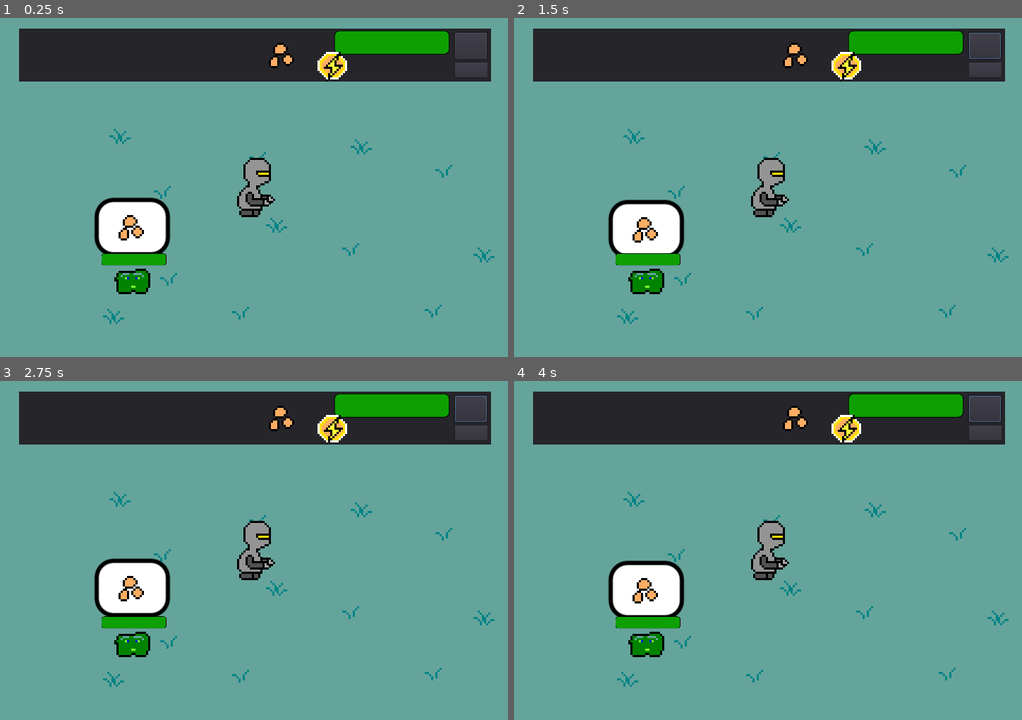
Above: before the commit, frames 1-4 (two rows, left to right).
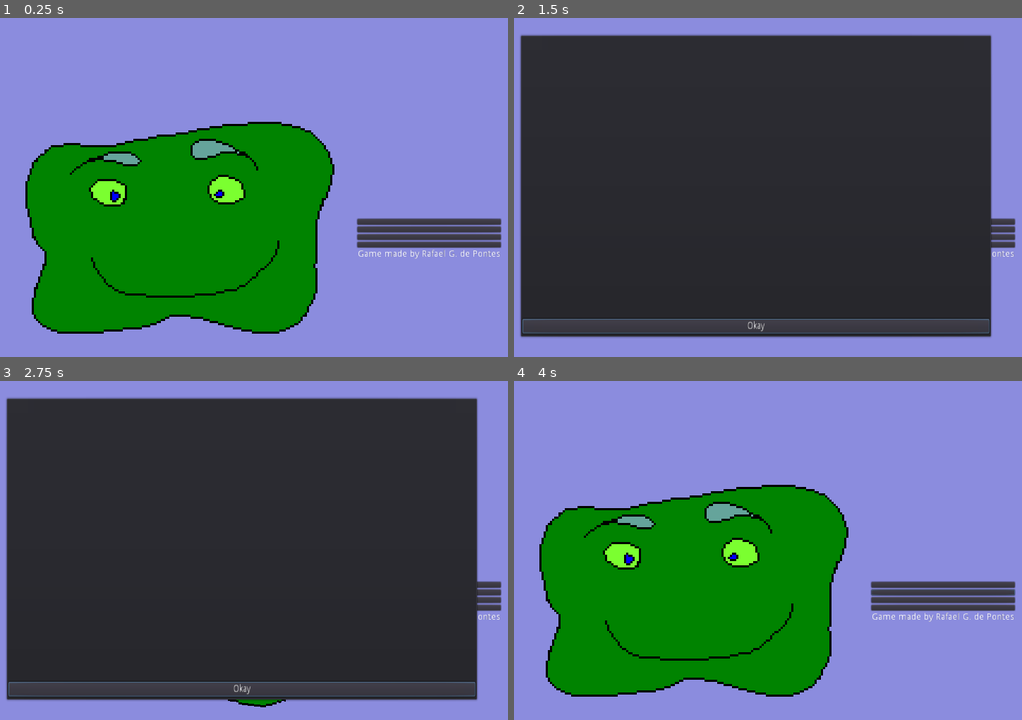
Above: after the commit, the same moments.

Repository: rafaelgdp/ld46
Game: Godot game, scene res://scenes/menu/MainMenu.tscn
The game is run twice, just before and just after one commit, with the same random seed, the same clock (stepped at 60 frames per second) and the same inputs. Before the commit the project starts from res://scenes/maingame/MainGame.tscn.
Inputs (mouse positions are in pixels of both pictures, inside the frame that each line leads up to):
- Up to frame 1 (0.25 s): no input
- Up to frame 2 (1.5 s): click (986, 45) at 0.5 s, where only the run before the commit has a clickable "?"; click (940, 231) at 1.25 s, where only the run after the commit has a clickable "How to Play"
- Up to frame 3 (2.75 s): click (426, 601) at 2 s, where only the run after the commit has a clickable "About"
- Up to frame 4 (4 s): click (940, 608) at 2.75 s, where only the run after the commit has a clickable ":P"; click (752, 689) at 3.5 s, where only the run after the commit has a clickable "Okay"

The runs differ from the first frame. In frame 1, 99% of the frame differs, in the area x 0-100%, y 0-100%; in frame 2, 90%; in frame 3, 90%; in frame 4, 99%.

Commit message:
Finishing up the title screen before submission

Diff:
--- a/project.godot
+++ b/project.godot
@@ -15,8 +15,8 @@
 
 [application]
 
-config/name="LD46"
-run/main_scene="res://scenes/maingame/MainGame.tscn"
+config/name="Pet Keeper LD46"
+run/main_scene="res://scenes/menu/MainMenu.tscn"
 config/icon="res://assets/sketches/peticon.png"
 
 [autoload]
--- a/scenes/hud/HUD.tscn
+++ b/scenes/hud/HUD.tscn
@@ -111,7 +111,7 @@
 - X or Square-Joypad to cast simple attack.
 - C or Circle-Joypad to cast a strong area attack.
 - V or Triangle-Joypad to cast your ultimate!
-- S or L1-Joypad to SpeedUp
+- S or L1-Joypad to speed up
 - Collect energy to kill the enemies. The ultimate also heals your pet.
 - Feed your pet with the fruit it desires, or it'll throw it away!
 - Fruits given when pet is fully fed give a lot of points!
--- a/scenes/hud/HUDTheme.tres
+++ b/scenes/hud/HUDTheme.tres
@@ -1,15 +1,19 @@
-[gd_resource type="Theme" load_steps=3 format=2]
+[gd_resource type="Theme" load_steps=4 format=2]
 
-[sub_resource type="DynamicFontData" id=1]
+[sub_resource type="StyleBoxFlat" id=1]
+bg_color = Color( 0.541176, 0.541176, 0.541176, 1 )
+
+[sub_resource type="DynamicFontData" id=2]
 font_path = "res://assets/fonts/dotty/dotty.ttf"
 
-[sub_resource type="DynamicFont" id=2]
+[sub_resource type="DynamicFont" id=3]
 size = 50
 outline_size = 1
 outline_color = Color( 0, 0, 0, 1 )
 use_mipmaps = true
 use_filter = true
-font_data = SubResource( 1 )
+font_data = SubResource( 2 )
 
 [resource]
-default_font = SubResource( 2 )
+default_font = SubResource( 3 )
+Button/styles/MainMenuButton = SubResource( 1 )
--- /dev/null
+++ b/scenes/menu/ButtonsVBoxContainer.gd
@@ -0,0 +1,16 @@
+extends VBoxContainer
+
+
+# Declare member variables here. Examples:
+# var a: int = 2
+# var b: String = "text"
+
+
+# Called when the node enters the scene tree for the first time.
+func _ready() -> void:
+	pass # Replace with function body.
+
+
+# Called every frame. 'delta' is the elapsed time since the previous frame.
+#func _process(delta: float) -> void:
+#	pass
--- /dev/null
+++ b/scenes/menu/MainMenu.gd
@@ -0,0 +1,33 @@
+extends Control
+
+func _ready() -> void:
+	$AnimationPlayer.play("default")
+	for child in $ButtonsVBoxContainer.get_children():
+		if child is Button:
+			child.connect("mouse_entered", self, "play_button_sound")
+			child.connect("pressed", self, "play_button_sound")
+
+func play_button_sound():
+	$ButtonSFX.play()
+
+
+func _on_xDButton_pressed() -> void:
+	$BG.play()
+
+
+func _on_PlayButton_pressed() -> void:
+	get_tree().change_scene("res://scenes/maingame/MainGame.tscn")
+
+func _on_HowButton_pressed() -> void:
+	$HelpPopupDialog.popup()
+
+func _on_HelpOKButton_pressed() -> void:
+	$HelpPopupDialog.hide()
+
+
+func _on_AboutOKButton_pressed() -> void:
+	$AboutPopupDialog.hide()
+
+
+func _on_AboutButton_pressed() -> void:
+	$AboutPopupDialog.popup()
--- /dev/null
+++ b/scenes/menu/MainMenu.tscn
@@ -0,0 +1,236 @@
+[gd_scene load_steps=8 format=2]
+
+[ext_resource path="res://scenes/hud/HUDTheme.tres" type="Theme" id=1]
+[ext_resource path="res://assets/sketches/menu-bg.png" type="Texture" id=2]
+[ext_resource path="res://assets/sketches/initial-concept.png" type="Texture" id=3]
+[ext_resource path="res://assets/sfx/menu/button.wav" type="AudioStream" id=4]
+[ext_resource path="res://scenes/menu/MainMenu.gd" type="Script" id=5]
+[ext_resource path="res://assets/sfx/menu/menu_bg.ogg" type="AudioStream" id=6]
+
+[sub_resource type="Animation" id=1]
+resource_name = "default"
+length = 5.0
+loop = true
+step = 0.3
+tracks/0/type = "value"
+tracks/0/path = NodePath("Front:rect_rotation")
+tracks/0/interp = 1
+tracks/0/loop_wrap = true
+tracks/0/imported = false
+tracks/0/enabled = true
+tracks/0/keys = {
+"times": PoolRealArray( 2.4, 2.7, 3, 3.3, 3.6 ),
+"transitions": PoolRealArray( 1, 1, 1, 1, 1 ),
+"update": 0,
+"values": [ 0.0, 8.0, 0.0, -8.0, 0.0 ]
+}
+
+[node name="MainMenu" type="Control"]
+anchor_right = 1.0
+anchor_bottom = 1.0
+script = ExtResource( 5 )
+__meta__ = {
+"_edit_use_anchors_": false
+}
+
+[node name="Back" type="TextureRect" parent="."]
+margin_right = 240.0
+margin_bottom = 160.0
+texture = ExtResource( 2 )
+
+[node name="Front" type="TextureRect" parent="."]
+margin_left = -39.1325
+margin_top = 16.5715
+margin_right = 200.868
+margin_bottom = 176.572
+rect_pivot_offset = Vector2( 120, 80 )
+texture = ExtResource( 3 )
+__meta__ = {
+"_edit_use_anchors_": false
+}
+
+[node name="TitleRTL" type="RichTextLabel" parent="."]
+margin_left = 11.0052
+margin_top = 13.9914
+margin_right = 244.005
+margin_bottom = 52.9914
+rect_clip_content = false
+theme = ExtResource( 1 )
+bbcode_enabled = true
+bbcode_text = "[center][tornado]Pet Keeper[/tornado][/center]"
+text = "Pet Keeper"
+
+[node name="ButtonsVBoxContainer" type="VBoxContainer" parent="."]
+anchor_left = 1.0
+anchor_top = 1.0
+anchor_right = 1.0
+anchor_bottom = 1.0
+margin_left = -71.1463
+margin_top = -64.5576
+margin_right = 153.854
+margin_bottom = 129.442
+rect_scale = Vector2( 0.3, 0.3 )
+__meta__ = {
+"_edit_use_anchors_": false
+}
+
+[node name="PlayButton" type="Button" parent="ButtonsVBoxContainer"]
+margin_right = 225.0
+margin_bottom = 41.0
+theme = ExtResource( 1 )
+text = "Play"
+__meta__ = {
+"_edit_use_anchors_": false
+}
+
+[node name="HowButton" type="Button" parent="ButtonsVBoxContainer"]
+margin_top = 45.0
+margin_right = 225.0
+margin_bottom = 86.0
+theme = ExtResource( 1 )
+text = "How to Play"
+__meta__ = {
+"_edit_use_anchors_": false
+}
+
+[node name="AboutButton" type="Button" parent="ButtonsVBoxContainer"]
+margin_top = 90.0
+margin_right = 225.0
+margin_bottom = 131.0
+theme = ExtResource( 1 )
+text = "About"
+
+[node name="xDButton" type="Button" parent="ButtonsVBoxContainer"]
+margin_top = 135.0
+margin_right = 225.0
+margin_bottom = 176.0
+theme = ExtResource( 1 )
+text = ":P"
+
+[node name="Label" type="Label" parent="ButtonsVBoxContainer"]
+margin_top = 180.0
+margin_right = 225.0
+margin_bottom = 194.0
+text = "Game made by Rafael G. de Pontes"
+
+[node name="BG" type="AudioStreamPlayer" parent="."]
+stream = ExtResource( 6 )
+
+[node name="ButtonSFX" type="AudioStreamPlayer" parent="."]
+stream = ExtResource( 4 )
+
+[node name="AnimationPlayer" type="AnimationPlayer" parent="."]
+anims/default = SubResource( 1 )
+
+[node name="HelpPopupDialog" type="PopupPanel" parent="."]
+visible = true
+margin_left = 2.56082
+margin_top = 7.68245
+margin_right = 872.561
+margin_bottom = 416.682
+rect_scale = Vector2( 0.255861, 0.348867 )
+size_flags_horizontal = 4
+size_flags_vertical = 4
+__meta__ = {
+"_edit_use_anchors_": false
+}
+
+[node name="VBoxContainer" type="VBoxContainer" parent="HelpPopupDialog"]
+margin_left = 4.0
+margin_top = 4.0
+margin_right = 866.0
+margin_bottom = 405.0
+__meta__ = {
+"_edit_use_anchors_": false
+}
+
+[node name="Help" type="Label" parent="HelpPopupDialog/VBoxContainer"]
+margin_right = 862.0
+margin_bottom = 377.0
+size_flags_horizontal = 2
+size_flags_vertical = 2
+theme = ExtResource( 1 )
+text = "Controls:
+- Z or X-Joypad to collect/drop fruits.
+- X or Square-Joypad to cast simple attack.
+- C or Circle-Joypad to cast a strong area attack.
+- V or Triangle-Joypad to cast your ultimate!
+- S or L1-Joypad to speed up
+- Collect energy to kill the enemies. The ultimate also heals your pet.
+- Feed your pet with the fruit it desires, or it'll throw it away!
+- Fruits given when pet is fully fed give a lot of points!
+- Keep it alive for as long as you can!"
+
+[node name="HelpOKButton" type="Button" parent="HelpPopupDialog/VBoxContainer"]
+margin_top = 381.0
+margin_right = 862.0
+margin_bottom = 401.0
+text = "Okay"
+
+[node name="AboutPopupDialog" type="PopupPanel" parent="."]
+margin_left = 9.66369
+margin_top = 7.48515
+margin_right = 879.664
+margin_bottom = 416.485
+rect_scale = Vector2( 0.255861, 0.348867 )
+size_flags_horizontal = 2
+size_flags_vertical = 2
+__meta__ = {
+"_edit_use_anchors_": false
+}
+
+[node name="VBoxContainer" type="VBoxContainer" parent="AboutPopupDialog"]
+anchor_right = 1.0
+anchor_bottom = 1.0
+size_flags_horizontal = 2
+size_flags_vertical = 2
+__meta__ = {
+"_edit_use_anchors_": false
+}
+
+[node name="About" type="RichTextLabel" parent="AboutPopupDialog/VBoxContainer"]
+margin_left = 25.0
+margin_top = 15.0
+margin_right = 865.0
+margin_bottom = 380.0
+rect_min_size = Vector2( 800, 350 )
+size_flags_horizontal = 2
+size_flags_vertical = 2
+theme = ExtResource( 1 )
+bbcode_enabled = true
+bbcode_text = "This [url=https://ldjam.com/events/ludum-dare/46/pet-keeper]game[/url]  was entirely made by Rafael G. de Pontes for the Ludum Dare 46 Game Jam (Compo)!
+Therefore, all the assets in the game were made by me. That includes the art, SFX, programming, game design etc.
+
+Tools used:
+
+- Godot Game Engine ([url=https://godotengine.org/license]MIT License Link[/url])
+- Aseprite
+- Audacity
+
+Font used:
+
+Dotty by Kevin Richey, freely available at [url=https://www.1001fonts.com/dotty-font.html#more]this link[/url]. "
+text = "This game  was entirely made by Rafael G. de Pontes for the Ludum Dare 46 Game Jam (Compo)!
+Therefore, all the assets in the game were made by me. That includes the art, SFX, programming, game design etc.
+
+Tools used:
+
+- Godot Game Engine (MIT License Link)
+- Aseprite
+- Audacity
+
+Font used:
+
+Dotty by Kevin Richey, freely available at this link. "
+
+[node name="AboutOKButton" type="Button" parent="AboutPopupDialog/VBoxContainer"]
+margin_top = 389.0
+margin_right = 870.0
+margin_bottom = 409.0
+text = "Okay"
+[connection signal="pressed" from="ButtonsVBoxContainer/PlayButton" to="." method="_on_PlayButton_pressed"]
+[connection signal="pressed" from="ButtonsVBoxContainer/HowButton" to="." method="_on_HowButton_pressed"]
+[connection signal="pressed" from="ButtonsVBoxContainer/AboutButton" to="." method="_on_AboutButton_pressed"]
+[connection signal="pressed" from="ButtonsVBoxContainer/xDButton" to="." method="_on_xDButton_pressed"]
+[connection signal="pressed" from="HelpPopupDialog/VBoxContainer/HelpOKButton" to="." method="_on_HelpOKButton_pressed"]
+[connection signal="pressed" from="AboutPopupDialog/VBoxContainer/AboutOKButton" to="." method="_on_AboutOKButton_pressed"]
--- a/scenes/player/PlayerRobot.tscn
+++ b/scenes/player/PlayerRobot.tscn
@@ -30,6 +30,30 @@
 "update": 1,
 "values": [ false ]
 }
+tracks/1/type = "value"
+tracks/1/path = NodePath("Body/ArmLeft:position")
+tracks/1/interp = 1
+tracks/1/loop_wrap = true
+tracks/1/imported = false
+tracks/1/enabled = true
+tracks/1/keys = {
+"times": PoolRealArray( 0, 0.5, 1 ),
+"transitions": PoolRealArray( 1, 1, 1 ),
+"update": 0,
+"values": [ Vector2( 0, 0 ), Vector2( 0, -1 ), Vector2( 0, 0 ) ]
+}
+tracks/2/type = "value"
+tracks/2/path = NodePath("Body/ArmRightRT:position")
+tracks/2/interp = 1
+tracks/2/loop_wrap = true
+tracks/2/imported = false
+tracks/2/enabled = true
+tracks/2/keys = {
+"times": PoolRealArray( 0, 0.5, 1 ),
+"transitions": PoolRealArray( 1, 1, 1 ),
+"update": 0,
+"values": [ Vector2( 1.99336, -1.53336 ), Vector2( 1.993, -2.533 ), Vector2( 1.99336, -1.53336 ) ]
+}
 
 [sub_resource type="Animation" id=4]
 resource_name = "walking"
@@ -47,6 +71,30 @@
 "update": 1,
 "values": [ true ]
 }
+tracks/1/type = "value"
+tracks/1/path = NodePath("Body/ArmLeft:position")
+tracks/1/interp = 1
+tracks/1/loop_wrap = true
+tracks/1/imported = false
+tracks/1/enabled = true
+tracks/1/keys = {
+"times": PoolRealArray( 0, 0.2, 0.4, 0.6, 0.8, 1, 1.2, 1.4, 1.6, 1.8, 2 ),
+"transitions": PoolRealArray( 1, 1, 1, 1, 1, 1, 1, 1, 1, 1, 1 ),
+"update": 0,
+"values": [ Vector2( 0, 0 ), Vector2( 0, -1 ), Vector2( 0, 0 ), Vector2( 0, -1 ), Vector2( 0, 0 ), Vector2( 0, -1 ), Vector2( 0, 0 ), Vector2( 0, -1 ), Vector2( 0, 0 ), Vector2( 0, -1 ), Vector2( 0, 0 ) ]
+}
+tracks/2/type = "value"
+tracks/2/path = NodePath("Body/ArmRightRT:position")
+tracks/2/interp = 1
+tracks/2/loop_wrap = true
+tracks/2/imported = false
+tracks/2/enabled = true
+tracks/2/keys = {
+"times": PoolRealArray( 0, 0.2, 0.4, 0.6, 0.8, 1, 1.2, 1.4, 1.6, 1.8, 2 ),
+"transitions": PoolRealArray( 1, 1, 1, 1, 1, 1, 1, 1, 1, 1, 1 ),
+"update": 0,
+"values": [ Vector2( 1.99336, -1.53336 ), Vector2( 1.993, -2.533 ), Vector2( 1.99336, -1.53336 ), Vector2( 1.993, -2.533 ), Vector2( 1.99336, -1.53336 ), Vector2( 1.993, -2.533 ), Vector2( 1.99336, -1.53336 ), Vector2( 1.993, -2.533 ), Vector2( 1.99336, -1.53336 ), Vector2( 1.993, -2.533 ), Vector2( 1.99336, -1.53336 ) ]
+}
 
 [node name="PlayerRobot" type="KinematicBody2D" groups=[
 "player",
@@ -58,17 +106,18 @@
 shape = SubResource( 1 )
 
 [node name="ArmRight" type="Sprite" parent="."]
-position = Vector2( 1.99336, -1.53336 )
+position = Vector2( 1.99305, -2.39971 )
 texture = ExtResource( 1 )
 
 [node name="Body" type="Sprite" parent="."]
 texture = ExtResource( 2 )
 
 [node name="ArmLeft" type="Sprite" parent="Body"]
+position = Vector2( 0, -0.866666 )
 texture = ExtResource( 1 )
 
 [node name="ArmRightRT" type="RemoteTransform2D" parent="Body"]
-position = Vector2( 1.99336, -1.53336 )
+position = Vector2( 1.99305, -2.39971 )
 remote_path = NodePath("../../ArmRight")
 
 [node name="Hands" type="Area2D" parent="Body" groups=[
@@ -96,6 +145,7 @@
 
 [node name="WalkingSFX" type="AudioStreamPlayer2D" parent="."]
 stream = ExtResource( 5 )
+volume_db = -7.588
 
 [node name="BlastSFX" type="AudioStreamPlayer2D" parent="."]
 stream = ExtResource( 6 )
--- a/scenes/powerups/EnergyBlast.gd
+++ b/scenes/powerups/EnergyBlast.gd
@@ -1,7 +1,7 @@
 extends Area2D
 
 var direction := 1 # X direction
-export var base_speed = 100
+export var base_speed = 125
 
 func _physics_process(delta: float) -> void:
 	global_position += Vector2(direction, 0) * base_speed * delta
Not shown, added: assets/sfx/menu/button.wav.import
Not shown, added: assets/sfx/menu/menu_bg.ogg.import
Binary file added: assets/sketches/initial-concept.png
Not shown, added: assets/sketches/initial-concept.png.import
Binary file added: assets/sketches/menu-bg.png
Not shown, added: assets/sketches/menu-bg.png.import
Not shown, added: assets/sfx/menu/button.wav
Not shown, added: assets/sfx/menu/menu_bg.ogg
